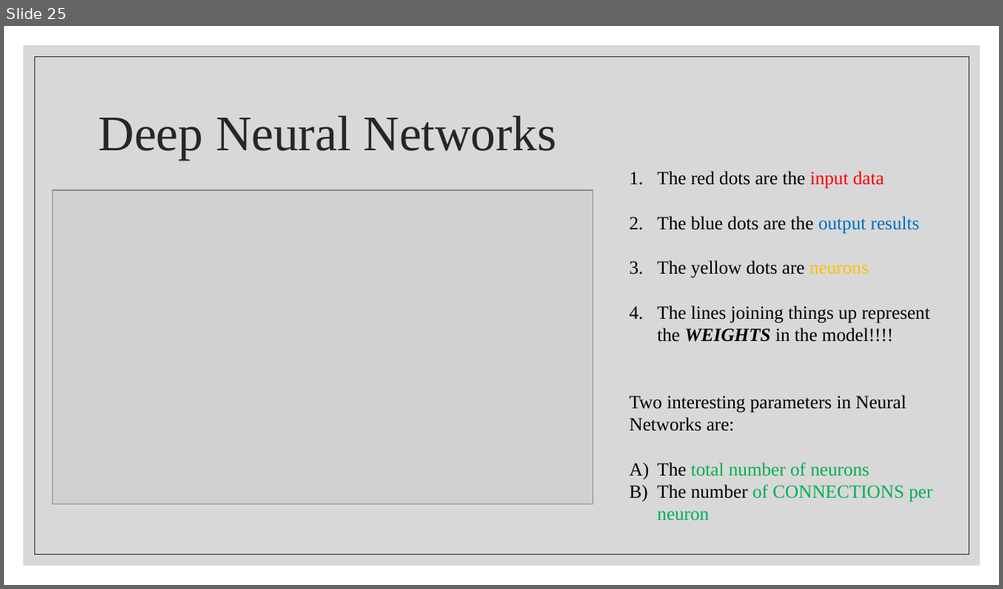
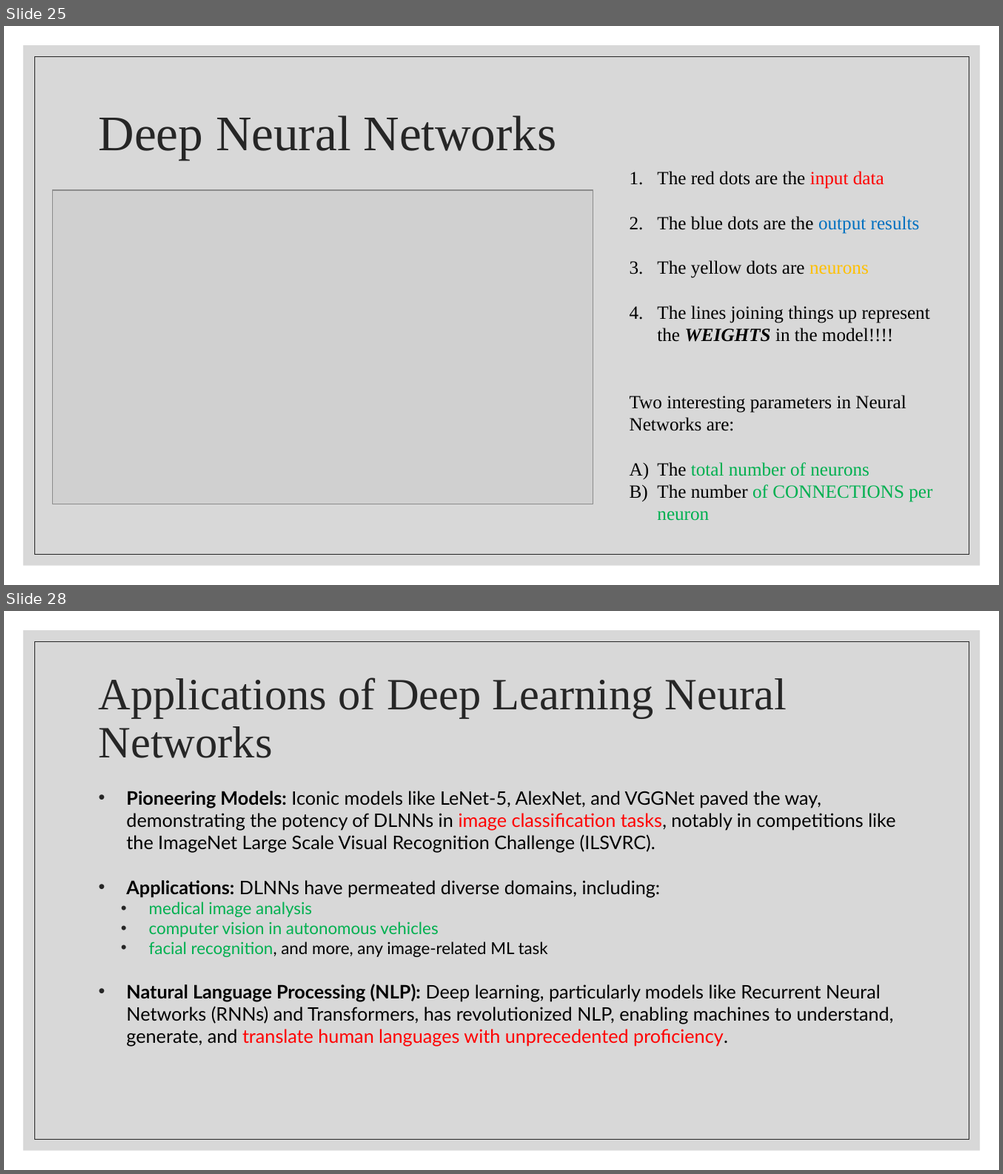
Before and after one commit to wutmeownow/phys441, a slide deck: JupyterNotebooks/LLS/Lecture4.pptx. Shown one above the other, each under a label of ours: slide 25 before the commit, slides 25 and 28 after it; the slides between them are not shown. The pictures are 1003x589 and 1003x1174 pixels, drawn with LibreOffice and Linux fonts; fonts in the diff are those of the drawing; grey boxes stand for pictures. Boxes give left, top, right and bottom in pixels: in the first picture for what was removed or moved away, otherwise in the second. Text is boxed around its words. In the diff, an @@ line names an element or a change of style, - is before the commit and + after.

```diff
--- a/JupyterNotebooks/LLS/Lecture4.pptx
+++ b/JupyterNotebooks/LLS/Lecture4.pptx
@@ slide 28 added at [4, 611, 999, 1170], background #FFFFFF; not listed: 2 template elements that a slide beside it also shows @@
@@ title added at [99, 678, 786, 758], 43.2 pt, text #262626 @@
+Applications of Deep Learning Neural Networks
@@ text added at [126, 791, 895, 1047], 18 pt, text #000000 @@
+• Pioneering Models: Iconic models like LeNet-5, AlexNet, and VGGNet paved the way, demonstrating the potency of DLNNs in image classification tasks, notably in competitions like the ImageNet Large Scale Visual Recognition Challenge (ILSVRC).
+• Applications: DLNNs have permeated diverse domains, including:
+  • medical image analysis
+  • computer vision in autonomous vehicles
+  • facial recognition, and more, any image-related ML task
+• Natural Language Processing (NLP): Deep learning, particularly models like Recurrent Neural Networks (RNNs) and Transformers, has revolutionized NLP, enabling machines to understand, generate, and translate human languages with unprecedented proficiency.
```
Also in this commit, not shown: 3 other slides added, 3 other files.
